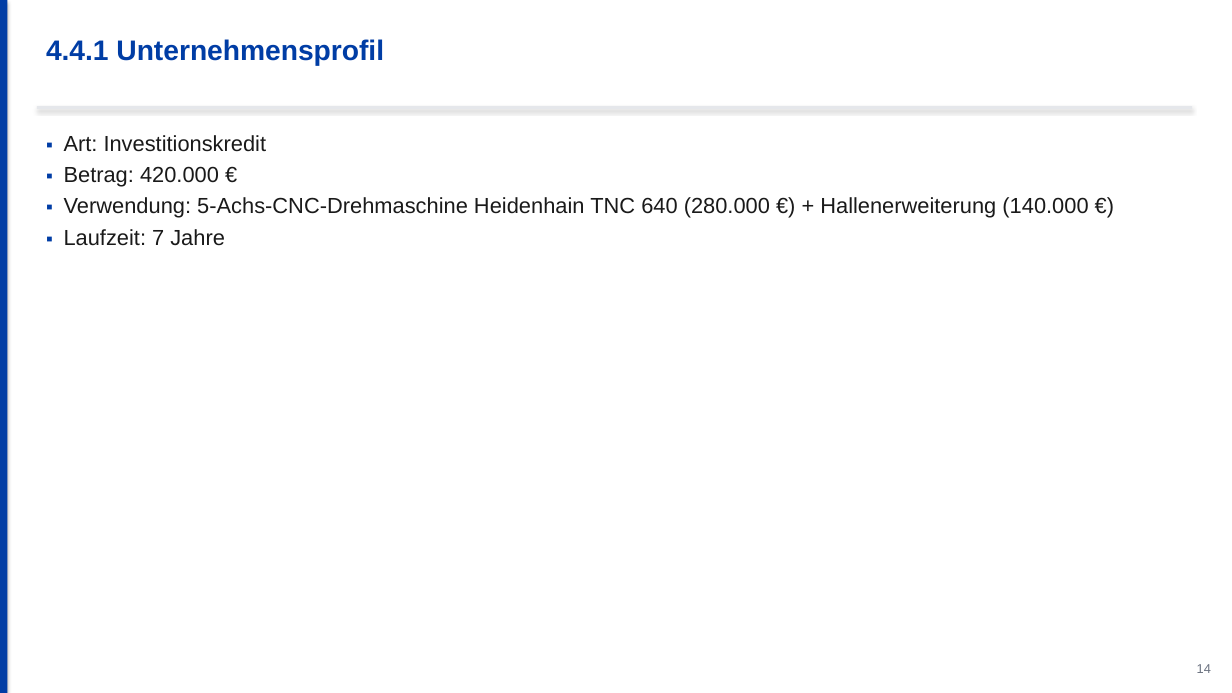
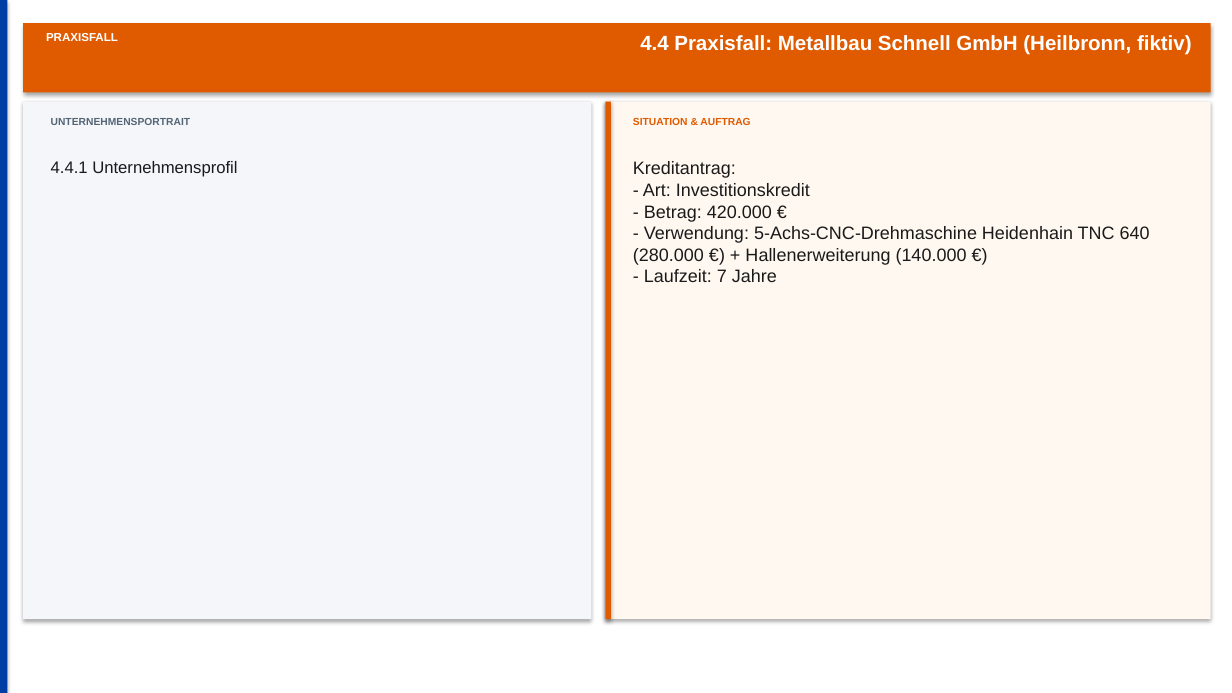
Before and after one commit to ck5rqc47pr-byte/firmenkundenakademie-online, a slide deck: slide 32 of public/downloads/praesentation/M21.pptx (slide 20 before the commit). Drawn at 1232x693 pixels with LibreOffice and Linux fonts; fonts in the diff are those of the drawing. Boxes give left, top, right and bottom in pixels: in the first picture for what was removed or moved away, otherwise in the second. Text is boxed around its words. In the diff, an @@ line names an element or a change of style, - is before the commit and + after.

```diff
--- a/public/downloads/praesentation/M21.pptx
+++ b/public/downloads/praesentation/M21.pptx
@@ rectangle: place and size @@
-rectangle at <box>37,106,1192,109</box>
+rectangle at <box>23,23,1211,92</box>
@@ rectangle at <box>23,23,1211,92</box>: fill #E5E7EB to #E05B00 @@
@@ text added at <box>32,33,131,37</box>, 9 pt, text #556575 @@
+M21 · Modulinhalte
@@ text added at <box>46,33,118,41</box>, 9 pt, text #FFFFFF, bold @@
+PRAXISFALL
@@ text added at <box>640,35,1192,55</box>, 16 pt, text #FFFFFF, bold @@
+4.4 Praxisfall: Metallbau Schnell GmbH (Heilbronn, fiktiv)
@@ rectangle added at <box>23,102,592,619</box>, fill #F4F6FA @@
@@ text added at <box>51,118,191,125</box>, 8 pt, text #556575, bold @@
+UNTERNEHMENSPORTRAIT
@@ rectangle added at <box>605,102,1211,619</box>, fill #FFF8F0 @@
@@ rectangle added at <box>605,102,611,619</box>, fill #E05B00 @@
@@ text added at <box>633,118,750,125</box>, 8 pt, text #E05B00, bold @@
+SITUATION & AUFTRAG
@@ text "4.4.1 Unternehmensprofil": place and size @@
-text "4.4.1 Unternehmensprofil" at <box>46,39,384,66</box>
+text "4.4.1 Unternehmensprofil" at <box>51,161,237,177</box>
@@ text "4.4.1 Unternehmensprofil" at <box>51,161,237,177</box>: size 22 to 13 pt, text colour #003DA5 to #1A1A1A, bold off @@
@@ text at <box>633,161,1150,282</box>: text changed; size 17 to 14 pt @@
-▪ Art: Investitionskredit
-▪ Betrag: 420.000 €
-▪ Verwendung: 5-Achs-CNC-Drehmaschine Heidenhain TNC 640 (280.000 €) + Hallenerweiterung (140.000 €)
-▪ Laufzeit: 7 Jahre
+Kreditantrag:
+- Art: Investitionskredit
+- Betrag: 420.000 €
+- Verwendung: 5-Achs-CNC-Drehmaschine Heidenhain TNC 640 (280.000 €) + Hallenerweiterung (140.000 €)
+- Laufzeit: 7 Jahre
@@ text removed at <box>1197,664,1211,673</box> @@
-14
```
Also in this commit, not shown: 12 other slides changed, 23 slides added, 14 slides removed, 23 other files.
